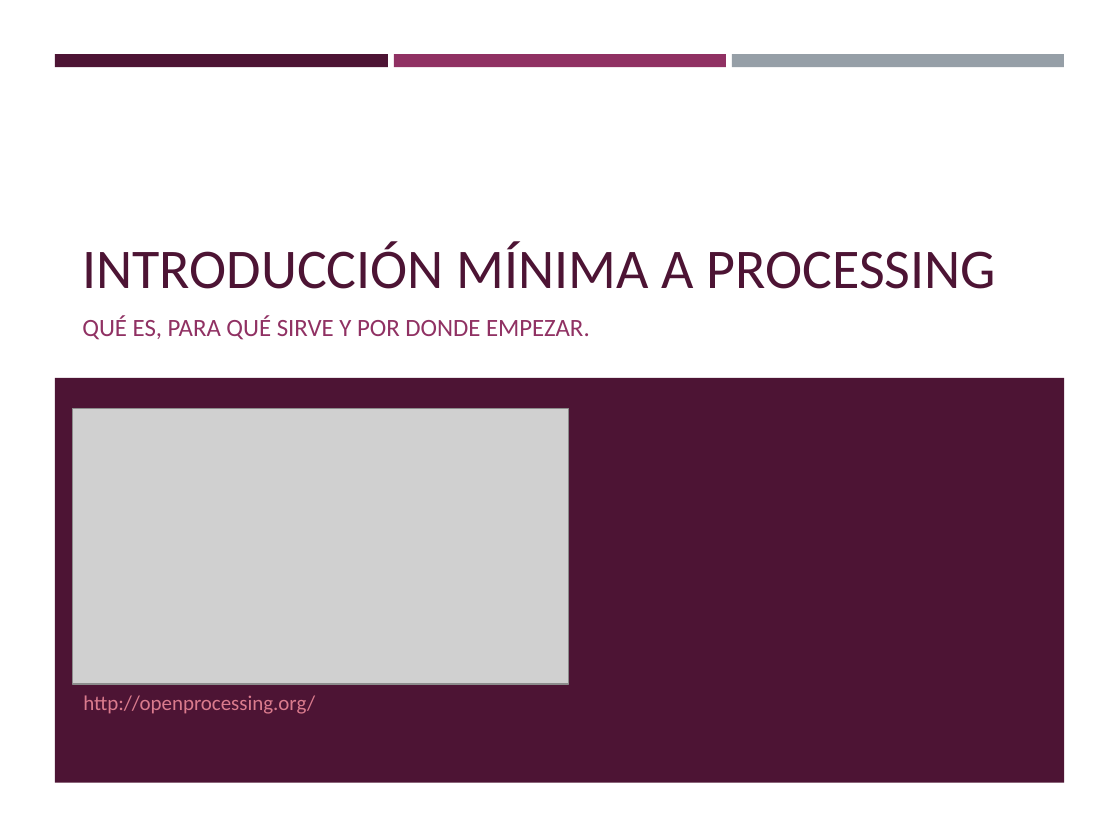
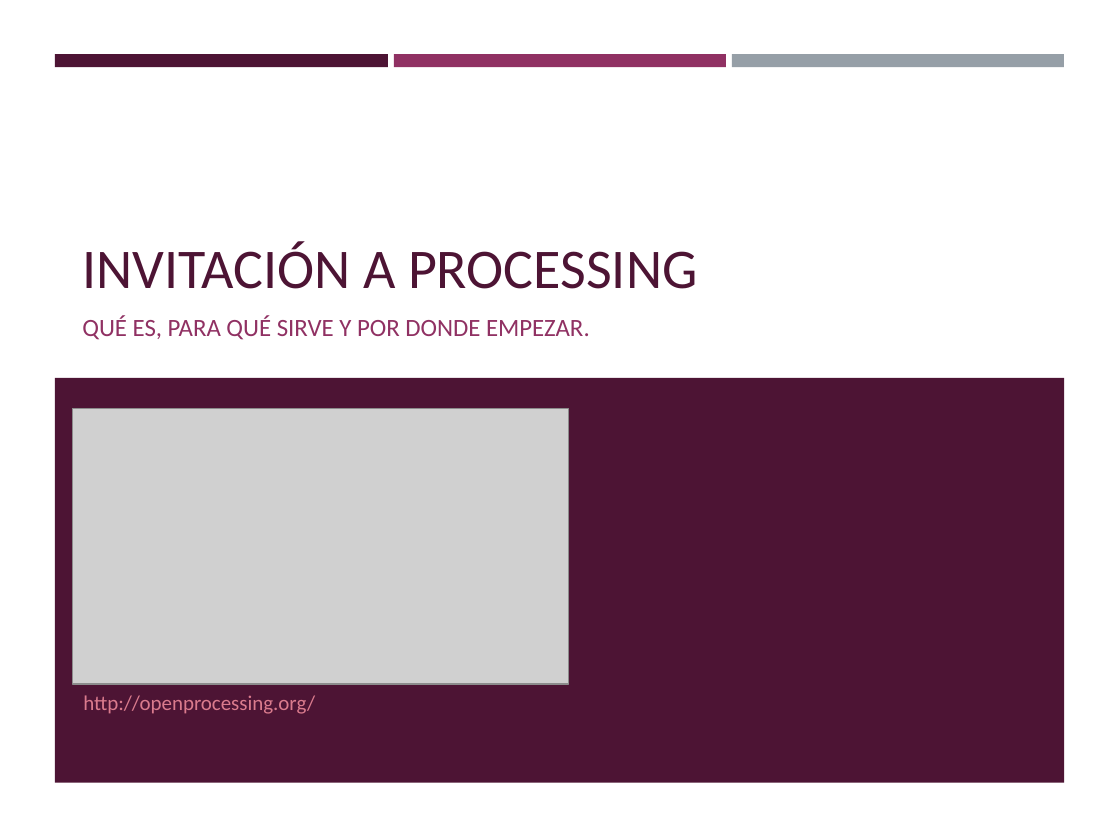
Before and after one commit to Avidabits/electroartistas, a slide deck: slide 1 of TallerProcessing/Introducción mínima a Processing.pptx. Drawn at 1120x840 pixels with LibreOffice and Linux fonts; fonts in the diff are those of the drawing; grey boxes stand for pictures. Boxes give left, top, right and bottom in pixels: in the first picture for what was removed or moved away, otherwise in the second. Text is boxed around its words. In the diff, an @@ line names an element or a change of style, - is before the commit and + after.

```diff
--- a/TallerProcessing/Introducción mínima a Processing.pptx
+++ b/TallerProcessing/Introducción mínima a Processing.pptx
@@ title at [82, 242, 697, 289]: text changed @@
-INTRODUCCIÓN MÍNIMA A PROCESSING
+INVITACIÓN A PROCESSING
```
Also in this commit, not shown: 8 other slides changed, 5 slides added, 4 other files.
